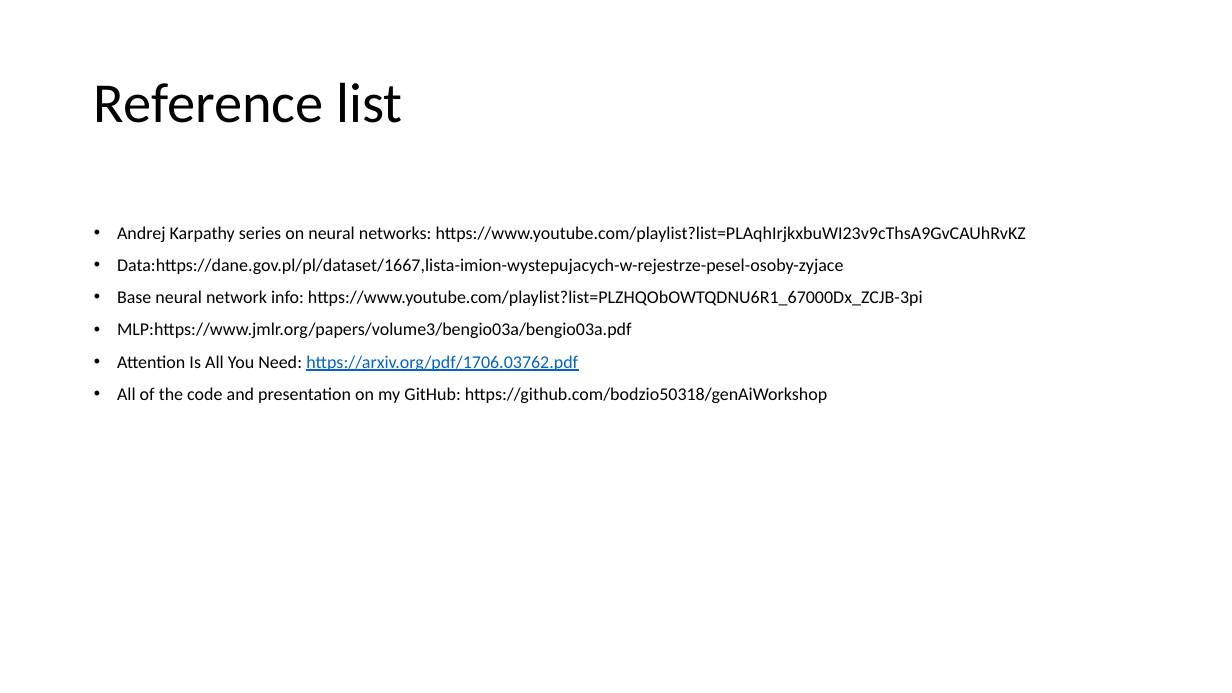
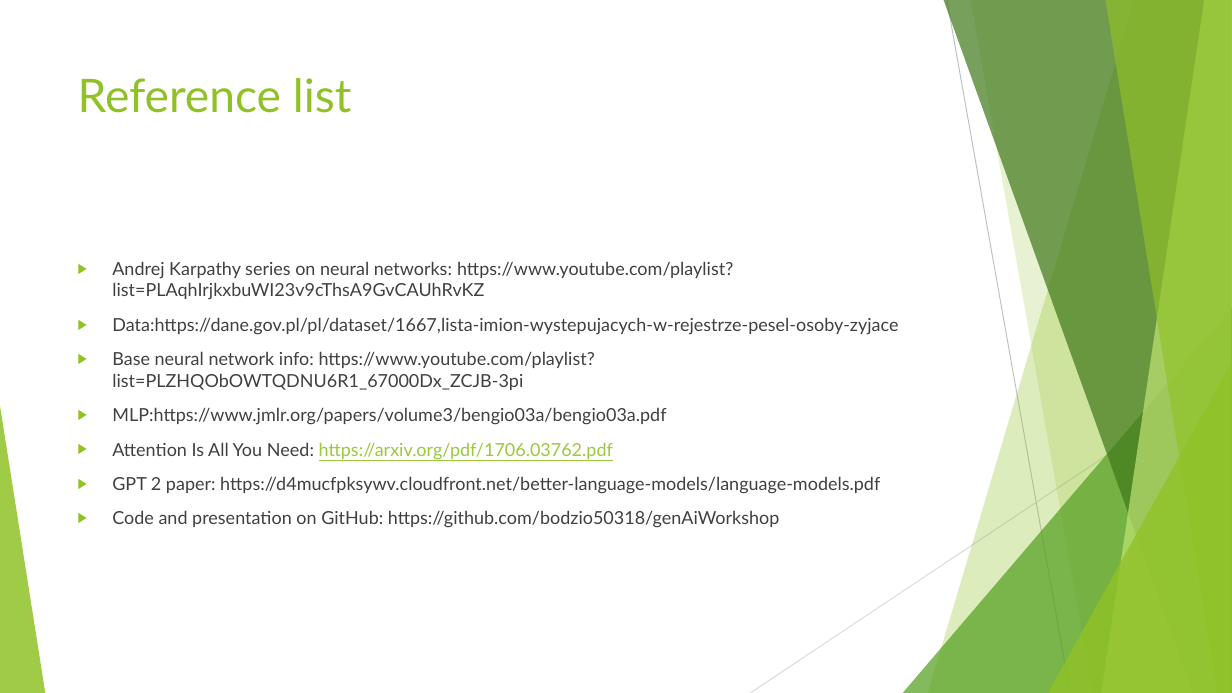
Before and after one commit to bodzio50318/genAiWorkshop, a slide deck: slide 23 of AiDem.pptm (slide 22 before the commit). Drawn at 1232x693 pixels with LibreOffice and Linux fonts; fonts in the diff are those of the drawing. Boxes give left, top, right and bottom in pixels: in the first picture for what was removed or moved away, otherwise in the second. Text is boxed around its words. In the diff, an @@ line names an element or a change of style, - is before the commit and + after.

```diff
--- a/AiDem.pptm
+++ b/AiDem.pptm
@@ title "Reference list": place and size @@
-title "Reference list" at <box>94,82,402,123</box>
+title "Reference list" at <box>78,78,351,113</box>
@@ title "Reference list" at <box>78,78,351,113</box>: size 44 to 36 pt, font Calibri to Lato, text colour #000000 to #90C226; line spacing 0.9 to 1; vertical alignment middle to top @@
@@ text "Andrej Karpathy series on neural ...": place and size @@
-text "Andrej Karpathy series on neural ..." at <box>117,226,1026,403</box>
+text "Andrej Karpathy series on neural ..." at <box>112,261,898,528</box>
@@ text at <box>112,261,898,460</box>: font Calibri to Lato, text colour #000000 to #404040 in "Andrej Karpathy series on neural networks: https://www.youtu ...", "Data:https://dane.gov.pl/pl/dataset/1667,lista-imion-wystepu ...", "Base neural network info: https://www.youtube.com/playlist?l ...", "MLP:https://www.jmlr.org/papers/volume3/bengio03a/bengio03a. ..." and 1 more places; text colour #0563C1 to #99CA3C in "https://arxiv.org/pdf/1706.03762.pdf"; bullet • to ▶; line spacing 0.9 to 1 @@
@@ group added at <box>0,0,1232,693</box>: 5 freeform shapes, 3 triangles, 2 lines @@
@@ text at <box>112,476,880,528</box>: text changed; font Calibri to Lato; text colour #000000 to #404040 @@
-• All of the code and presentation on my GitHub: https://github.com/bodzio50318/genAiWorkshop
+▶ GPT 2 paper: https://d4mucfpksywv.cloudfront.net/better-language-models/language-models.pdf
+▶ Code and presentation on GitHub: https://github.com/bodzio50318/genAiWorkshop
```
Also in this commit, not shown: 21 other slides changed, 1 slide added, 3 other files.
